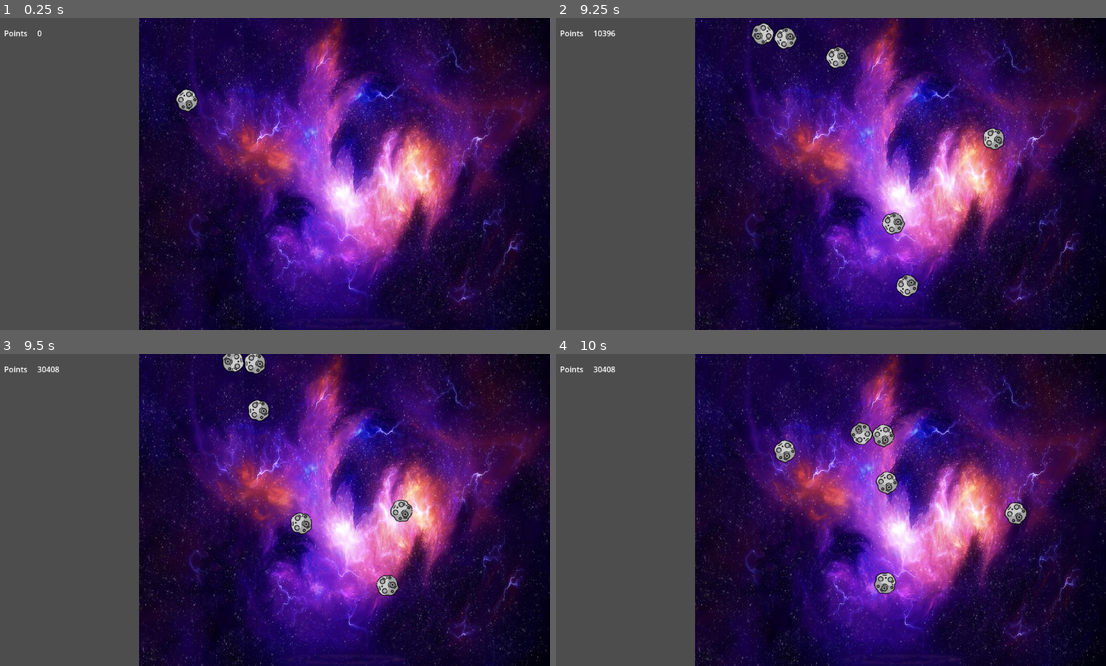
Above: before the commit, frames 1-4 (two rows, left to right).
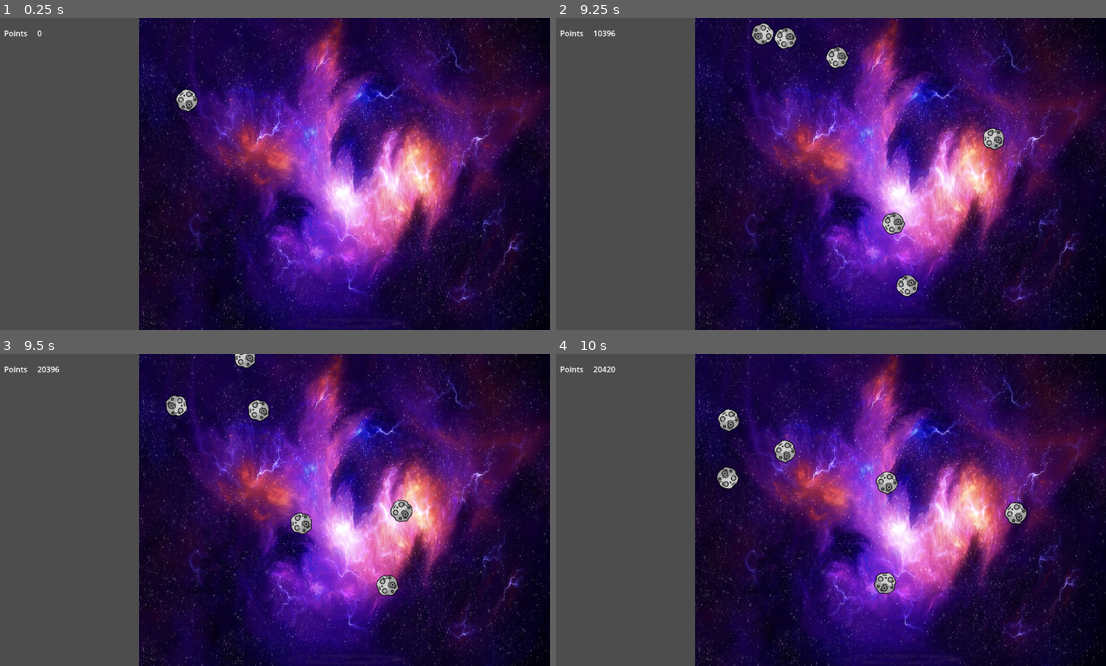
Above: after the commit, the same moments.

Repository: Niksune/Baby-Evolve-Minigame
Game: Godot game, scene res://Scenes/Game/Game.tscn
Two runs of this game, one before a commit and one after it. Both use one fixed random seed, a clock stepped at 60 frames per second and the inputs below.
Inputs:
- Up to frame 1 (0.25 s): no input
- Up to frame 2 (9.25 s): click "Double Wall Bounce : 5 pts" at 2 s; click "Ajoute Une Balle : 20 pts" at 3.5 s; click "Double Wall Bounce : 50 pts" at 4.25 s; click "Ajoute Une Balle : 50 pts" at 5 s; click "Triple Wall Bounce : 100 pts" at 5.75 s; click "Ajoute Trois Balles : 100 pts" at 6.5 s; click "Activer le BONK : 500 pts" at 7.25 s
- Up to frame 3 (9.5 s): no input
- Up to frame 4 (10 s): no input

Frames 1-2 are identical in both runs. In frame 3, 0.6% of the frame differs, in the area x 6-49%, y 0-21%; in frame 4, 0.9%, in the area x 6-62%, y 4-44%.

Commit message:
tentative bonk manager

Diff:
--- a/Autoload/EventBus.gd
+++ b/Autoload/EventBus.gd
@@ -4,4 +4,4 @@
 
 signal ball_wall_bounce()
 
-signal ball_bonk()
+signal ball_bonk(ball1, ball2)
--- a/Autoload/Global.gd
+++ b/Autoload/Global.gd
@@ -14,4 +14,9 @@
 
 var game_mode = false
 
+"""
 var bonk_counted_board: Dictionary
+var bonk_direction_board: Dictionary
+var flag_direction_bonk: bool = false
+
+"""
--- a/Scenes/Ball/Ball.gd
+++ b/Scenes/Ball/Ball.gd
@@ -36,57 +36,10 @@
 
 	for i in get_slide_collision_count():
 		var collision = get_slide_collision(i)
-		bonk(collision)
+		EVENTS.ball_bonk.emit(self, collision.get_collider())
 
-func bonk(collision : KinematicCollision2D):
+func get_direction_x():
+	return direction.x
 
-	var name_str = self.get_instance_id()
-	var other_name_str = collision.get_collider().get_instance_id()
-
-	print("BONK ! ",name_str," collided with ",other_name_str," at ",Time.get_unix_time_from_system())
-
-	if(!collision_board.has(name_str)):
-		collision_board[name_str] = {}
-
-	if(!collision_board[name_str].has(other_name_str)):
-		collision_board[name_str][other_name_str] = Time.get_unix_time_from_system()
-		change_direction(collision)
-		count_bonk(name_str, other_name_str)
-	elif(collision_board[name_str][other_name_str]+0.2 < Time.get_unix_time_from_system()):
-		collision_board[name_str][other_name_str] = Time.get_unix_time_from_system()
-		change_direction(collision)
-		count_bonk(name_str, other_name_str)
-
-
-
-func change_direction(collision : KinematicCollision2D):
-
-	print("Direction changed !")
-
-	if direction.x <= collision.get_collider().direction.x:
-		direction = Vector2(-direction.x, direction.y)
-
-	if direction.y <= collision.get_collider().direction.y:
-		direction = Vector2(direction.x, -direction.y)
-
-
-func count_bonk(name, other_name):
-
-	var tmp
-
-	if(other_name < name):
-		tmp = name
-		name = other_name
-		other_name = tmp
-
-	print("name:",name," other_name:",other_name)
-
-	if(!GLOBAL.bonk_counted_board.has(name)):
-		GLOBAL.bonk_counted_board[name] = {}
-
-	if(!GLOBAL.bonk_counted_board[name].has(other_name)):
-		GLOBAL.bonk_counted_board[name][other_name] = Time.get_unix_time_from_system()
-		EVENTS.ball_bonk.emit()
-	elif(GLOBAL.bonk_counted_board[name][other_name]+0.2 < Time.get_unix_time_from_system()):
-		GLOBAL.bonk_counted_board[name][other_name] = Time.get_unix_time_from_system()
-		EVENTS.ball_bonk.emit()
+func get_direction_y():
+	return direction.y
--- a/Scenes/BallGame/BallGame.gd
+++ b/Scenes/BallGame/BallGame.gd
@@ -1,23 +1,21 @@
 extends Node2D
 
 @export var ball_scene = preload("res://Scenes/Ball/Ball.tscn")
+@onready var BonkManager = %BonkManager
 
 
 signal wall_bounce()
 signal bonk()
 
+
 func _ready():
 	EVENTS.ball_wall_bounce.connect(_on_ball_wall_bounce)
-	EVENTS.ball_bonk.connect(_on_ball_bonk)
 	add_ball()
 
 
 
 func _on_ball_wall_bounce():
 	wall_bounce.emit()
-
-func _on_ball_bonk():
-	bonk.emit()
 
 func add_ball():
 	var new_ball = ball_scene.instantiate()
@@ -28,3 +26,6 @@
 func _on_evolve_manager_add_ball(number_balls):
 	for i in number_balls:
 		add_ball()
+
+func _on_bonk_manager_bonk_points():
+	bonk.emit()
--- a/Scenes/BallGame/BallGame.tscn
+++ b/Scenes/BallGame/BallGame.tscn
@@ -1,7 +1,8 @@
-[gd_scene load_steps=3 format=3 uid="uid://dtn8sjtbclgi2"]
+[gd_scene load_steps=4 format=3 uid="uid://dtn8sjtbclgi2"]
 
 [ext_resource type="Script" path="res://Scenes/BallGame/BallGame.gd" id="1_b0wxk"]
 [ext_resource type="Texture2D" uid="uid://d41ro0m2gg8q" path="res://Assets/Fonds/espace.jpg" id="3_364w6"]
+[ext_resource type="Script" path="res://Scenes/BallGame/BonkManager.gd" id="3_uiogn"]
 
 [node name="BallGame" type="Node2D"]
 script = ExtResource("1_b0wxk")
@@ -11,3 +12,9 @@
 offset_right = 852.0
 offset_bottom = 648.0
 texture = ExtResource("3_364w6")
+
+[node name="BonkManager" type="Node" parent="."]
+unique_name_in_owner = true
+script = ExtResource("3_uiogn")
+
+[connection signal="bonk_points" from="BonkManager" to="." method="_on_bonk_manager_bonk_points"]
--- /dev/null
+++ b/Scenes/BallGame/BonkManager.gd
@@ -0,0 +1,83 @@
+extends Node
+
+var bonk_counted_board: Dictionary
+var bonk_direction_board: Dictionary
+var flag_direction_bonk: bool = false
+
+signal bonk_points()
+
+func _ready():
+	EVENTS.ball_bonk.connect(_get_bonk_to_manage)
+
+
+func _get_bonk_to_manage(ball1, ball2):
+	"""
+	var name_str = ball1.get_instance_id()
+	var other_name_str = ball2.get_collider().get_instance_id()
+	print("BONK ! ",name_str," collided with ",other_name_str," at ",Time.get_unix_time_from_system())
+	"""
+	#bonk_points.emit()
+
+	manage_flag_direction_bonk()
+
+	var tmp
+	if(ball1.get_instance_id() < ball2.get_instance_id()):
+		tmp = ball1
+		ball1 = ball2
+		ball2 = tmp
+
+	bonk_direction_board[ball1] = [ball2, ball1.get_direction_x(), ball1.get_direction_y(), ball2.get_direction_x(), ball2.get_direction_y()]
+
+
+
+func manage_flag_direction_bonk():
+
+	if !flag_direction_bonk:
+		flag_direction_bonk = true
+		await get_tree().create_timer(0.01).timeout
+		flag_direction_bonk = false
+		manage_directions()
+
+
+
+func manage_directions():
+
+	for ball1 in bonk_direction_board:
+		var ball2 = bonk_direction_board[ball1][0]
+		var direct_ball1_x = bonk_direction_board[ball1][1]
+		var direct_ball1_y = bonk_direction_board[ball1][2]
+		var direct_ball2_x = bonk_direction_board[ball1][3]
+		var direct_ball2_y = bonk_direction_board[ball1][4]
+
+		if direct_ball1_x != direct_ball2_x:
+			ball1.direction.x = -direct_ball1_x
+			ball2.direction.x = -direct_ball2_x
+
+		if direct_ball1_y != direct_ball2_y:
+			ball1.direction.y = -direct_ball1_y
+			ball2.direction.y = -direct_ball2_y
+
+
+		bonk_points.emit()
+
+	bonk_direction_board = {}
+
+
+
+func count_bonk(name, other_name):
+
+	var tmp
+	if(other_name < name):
+		tmp = name
+		name = other_name
+		other_name = tmp
+
+	if(!GLOBAL.bonk_counted_board.has(name)):
+		GLOBAL.bonk_counted_board[name] = {}
+
+	if(!GLOBAL.bonk_counted_board[name].has(other_name)):
+		GLOBAL.bonk_counted_board[name][other_name] = Time.get_unix_time_from_system()
+		EVENTS.ball_bonk.emit()
+	elif(GLOBAL.bonk_counted_board[name][other_name]+0.2 < Time.get_unix_time_from_system()):
+		GLOBAL.bonk_counted_board[name][other_name] = Time.get_unix_time_from_system()
+		EVENTS.ball_bonk.emit()
